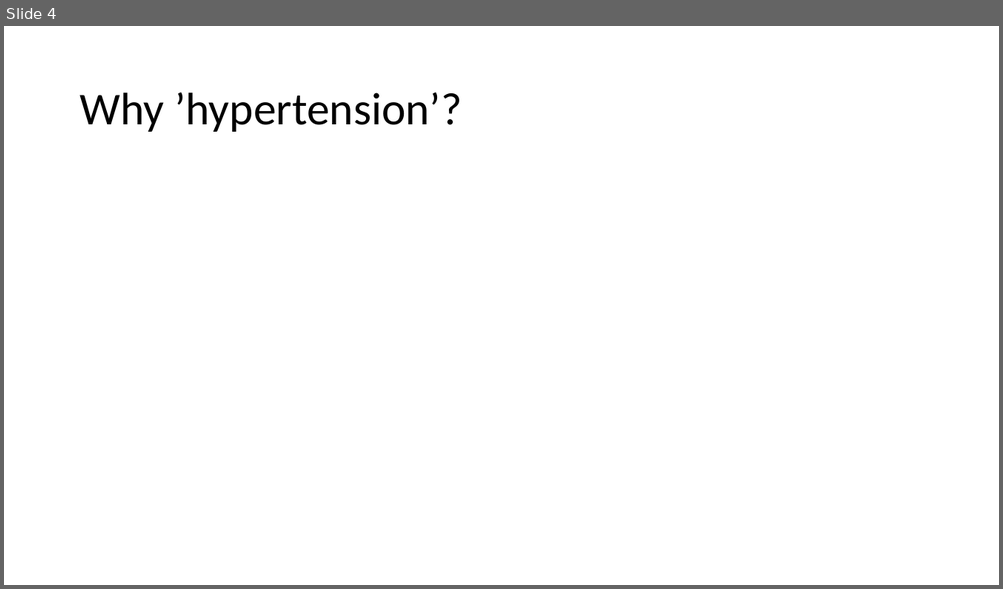
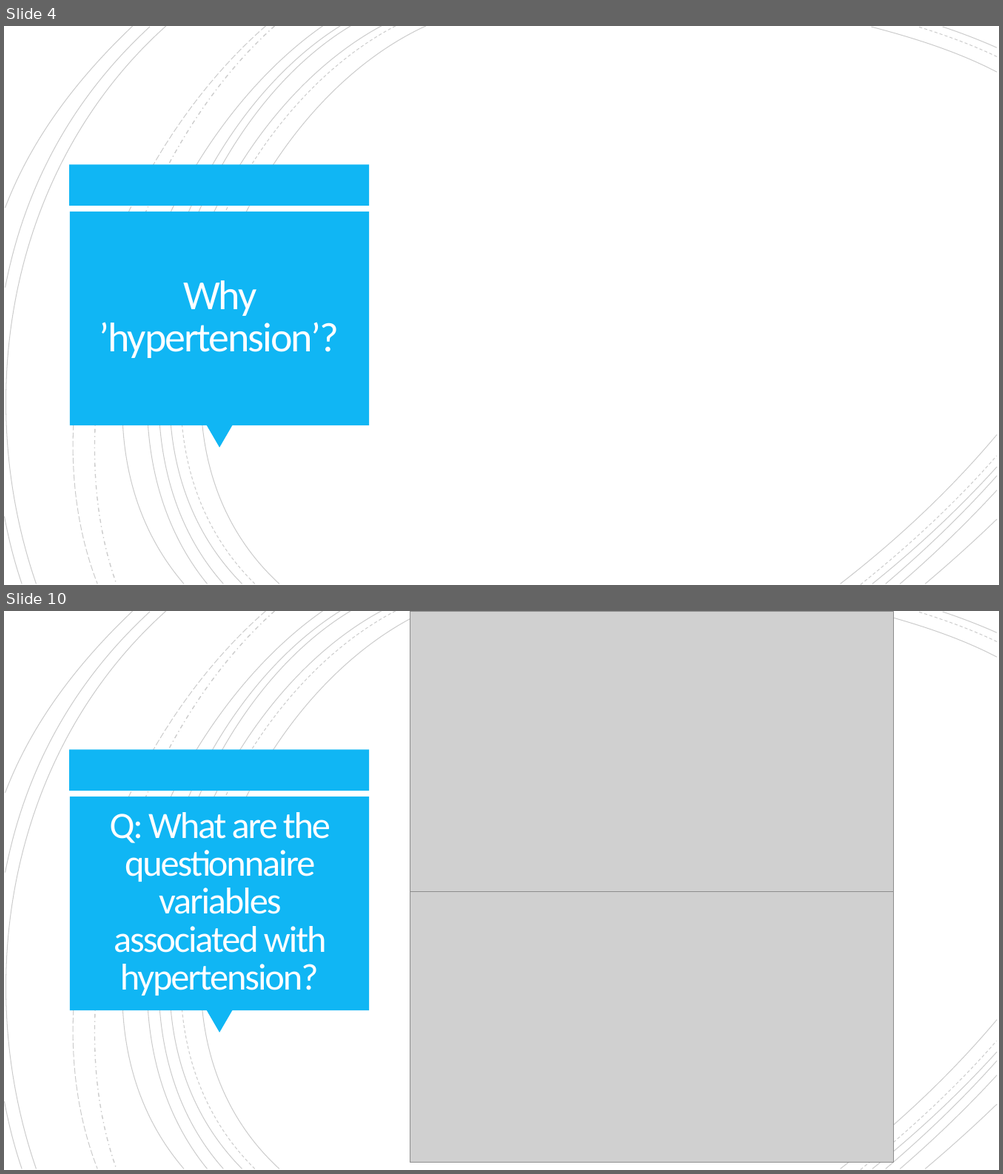
Before and after one commit to jleblond/NHANES_data_analytics, a slide deck: presentation.pptx. Shown one above the other, each under a label of ours: slide 4 before the commit, slides 4 and 10 after it; the slides between them are not shown. The pictures are 1003x589 and 1003x1174 pixels, drawn with LibreOffice and Linux fonts; fonts in the diff are those of the drawing; grey boxes stand for pictures. Boxes give left, top, right and bottom in pixels: in the first picture for what was removed or moved away, otherwise in the second. Text is boxed around its words. In the diff, an @@ line names an element or a change of style, - is before the commit and + after.

```diff
--- a/presentation.pptx
+++ b/presentation.pptx
@@ slide 10 added at bbox=[4, 611, 999, 1170], background #FFFFFF; not listed: 24 template elements that a slide beside it also shows @@
@@ picture added at bbox=[410, 612, 894, 892] @@
@@ title added at bbox=[110, 812, 330, 996], 36 pt, text #FFFEFF @@
+Q: What are the questionnaire variables associated with hypertension?
@@ picture added at bbox=[410, 892, 894, 1163] @@
@@ slide 4 changed as well @@
@@ group added at bbox=[4, 26, 997, 585]: 21 freeform shapes @@
@@ rectangle added at bbox=[70, 165, 370, 206], fill #10B6F4 @@
@@ rectangle added at bbox=[70, 212, 369, 426], fill #10B6F4 @@
@@ title "Why ’hypertension’?": place and size @@
-title "Why ’hypertension’?" at bbox=[79, 93, 462, 132]
+title "Why ’hypertension’?" at bbox=[99, 281, 339, 358]
@@ title "Why ’hypertension’?" at bbox=[99, 281, 339, 358]: size 44 to 40 pt, text colour #000000 to #FFFEFF, letter spacing 0 to -1.5 pt; alignment left to centre; line spacing 0.9 to 0.85 @@
@@ triangle added at bbox=[206, 426, 233, 449], fill #10B6F4 @@
```
Also in this commit, not shown: 3 other slides changed, 9 other slides added, 1 slide removed, 5 other files.
